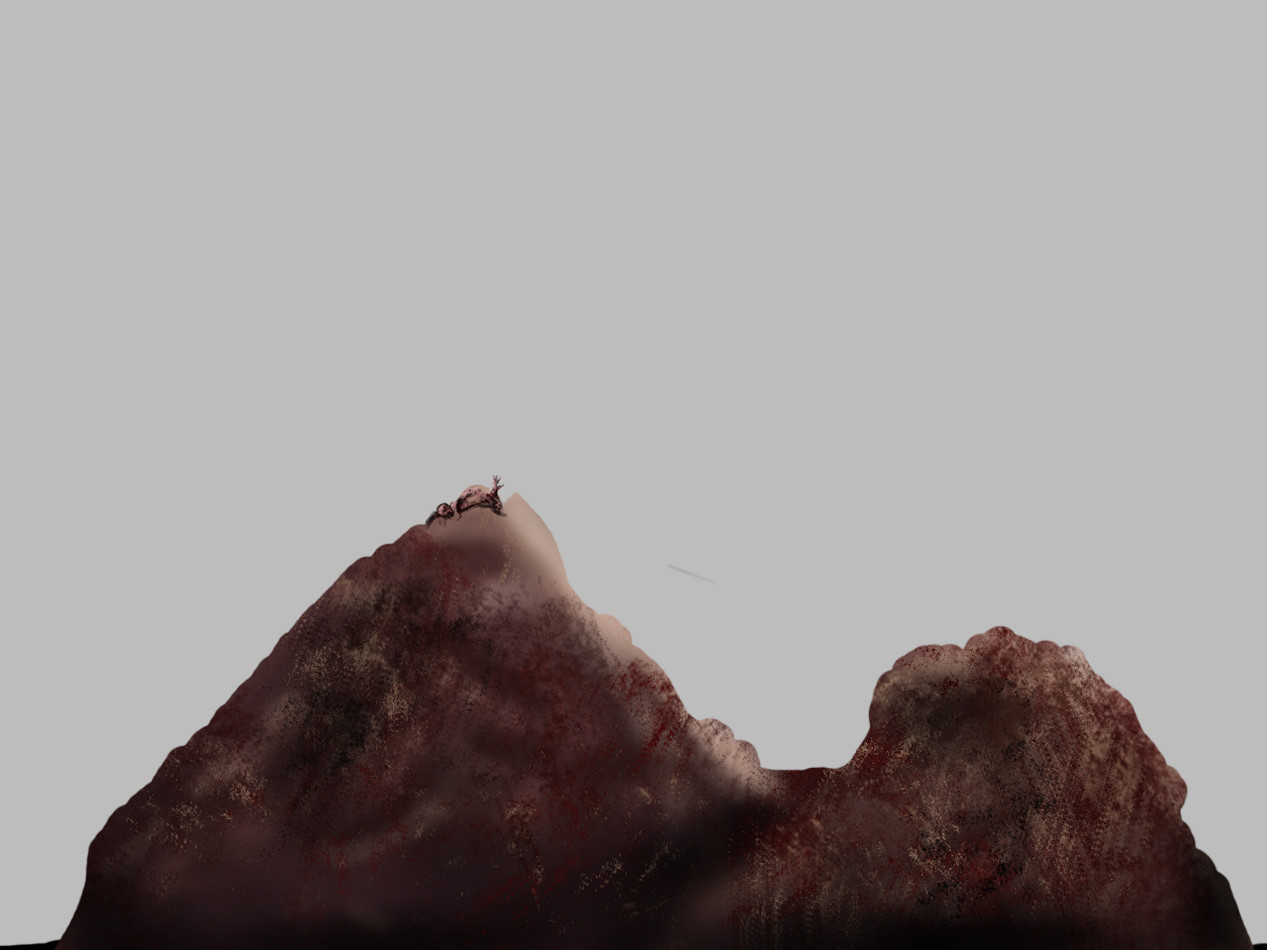
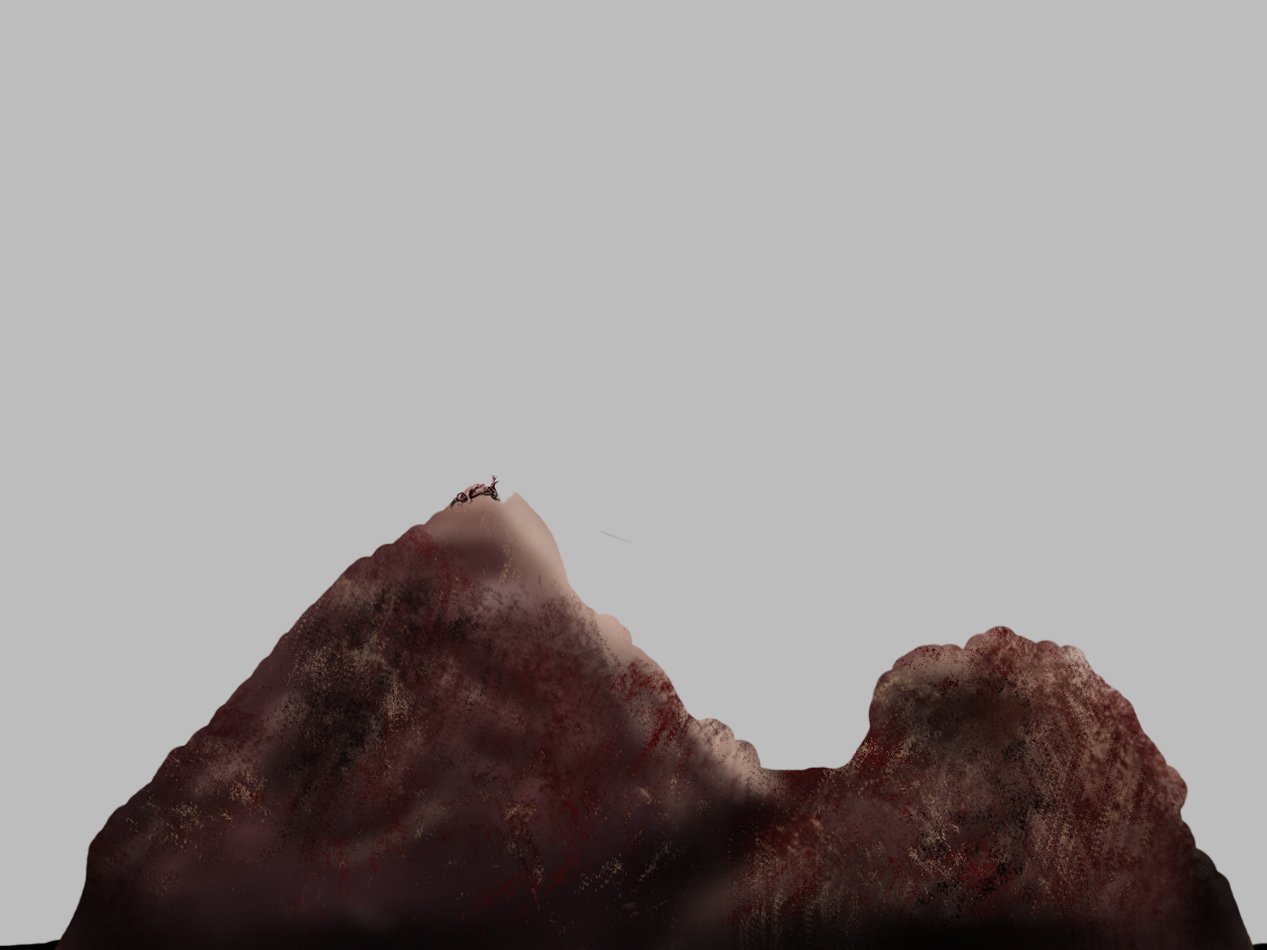
Layered file, before and after one edit (1267px x 950px). Changes by layer:
painted on "Layer 7" over [424, 475, 719, 585]
